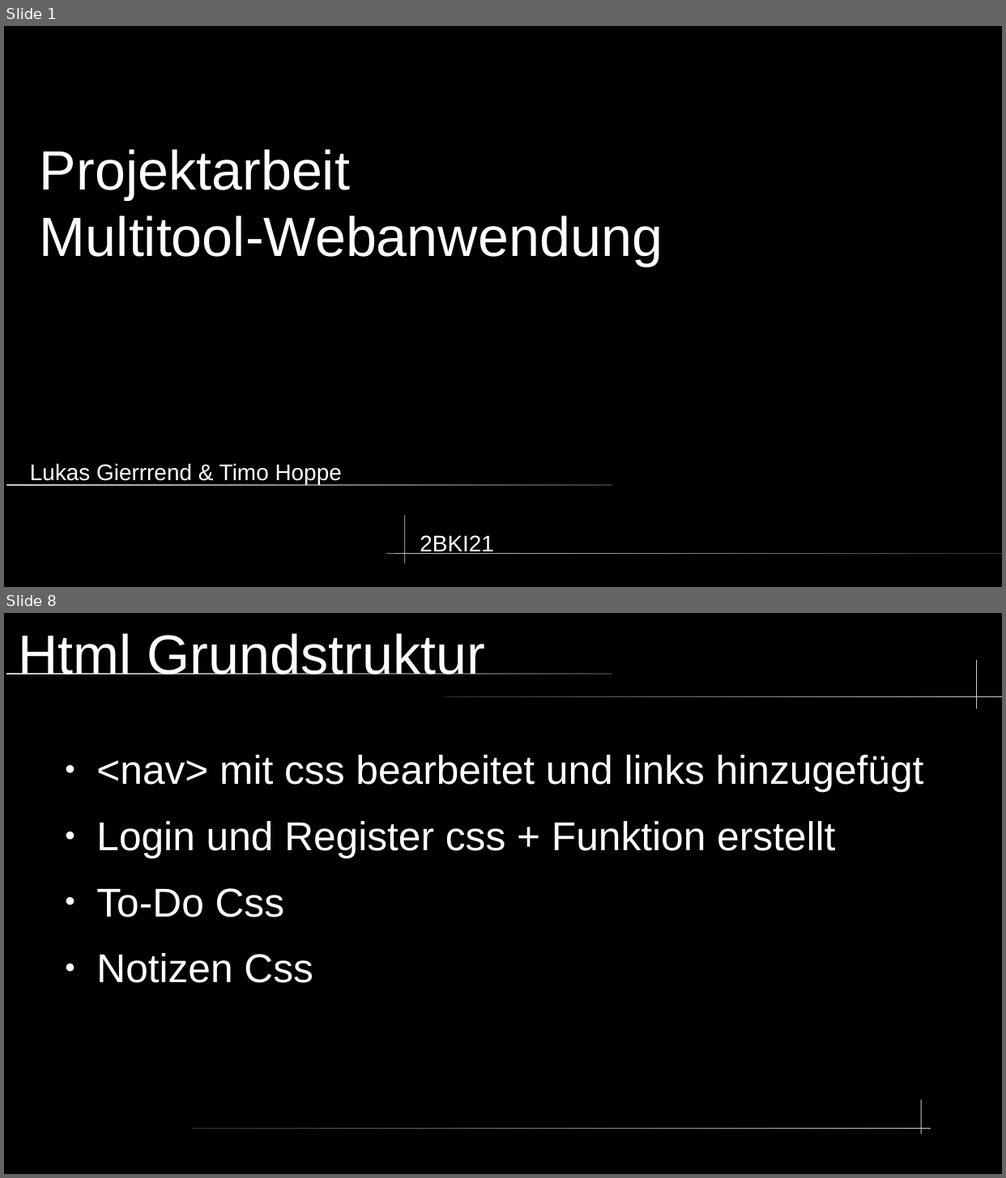
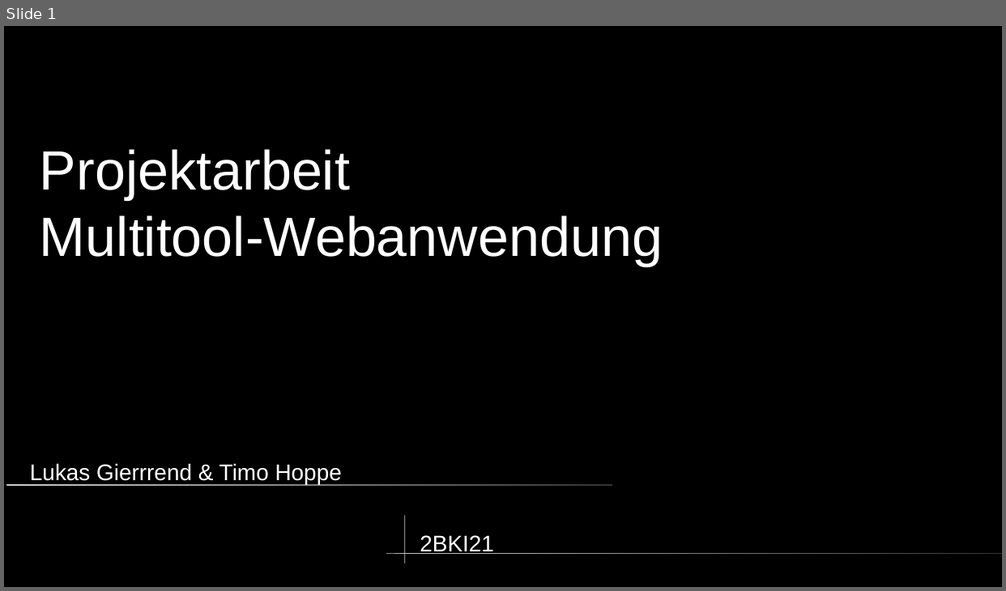
Before and after one commit to Timo348/Projektarbeit, a slide deck: (no_code)/Presifür18.odp. Shown one above the other, each under a label of ours: slides 1 and 8 before the commit, slide 1 after it; the slides between them are not shown. The pictures are 1006x1178 and 1006x591 pixels, drawn with LibreOffice and Linux fonts; fonts in the diff are those of the drawing. Boxes give left, top, right and bottom in pixels: in the first picture for what was removed or moved away, otherwise in the second. Text is boxed around its words. In the diff, an @@ line names an element or a change of style, - is before the commit and + after.

```diff
--- a/(no_code)/Presifür18.odp
+++ b/(no_code)/Presifür18.odp
@@ slide 8 removed at <box>4,613,1002,1174</box>, background #000000 @@
@@ title removed at <box>19,633,485,675</box> @@
-Html Grundstruktur
@@ freeform shape removed at <box>977,660,978,709</box> @@
@@ rounded rectangle removed at <box>6,673,612,675</box> @@
@@ rounded rectangle removed at <box>443,696,1002,697</box> @@
@@ text removed at <box>96,755,924,983</box> @@
-● <nav> mit css bearbeitet und links hinzugefügt
-● Login und Register css + Funktion erstellt
-● To-Do Css
-● Notizen Css
@@ freeform shape removed at <box>922,1100,923,1135</box> @@
@@ rounded rectangle removed at <box>193,1128,931,1129</box> @@
```
Also in this commit, not shown: 5 slides changed, 1 slide added, 1 other slide removed.
